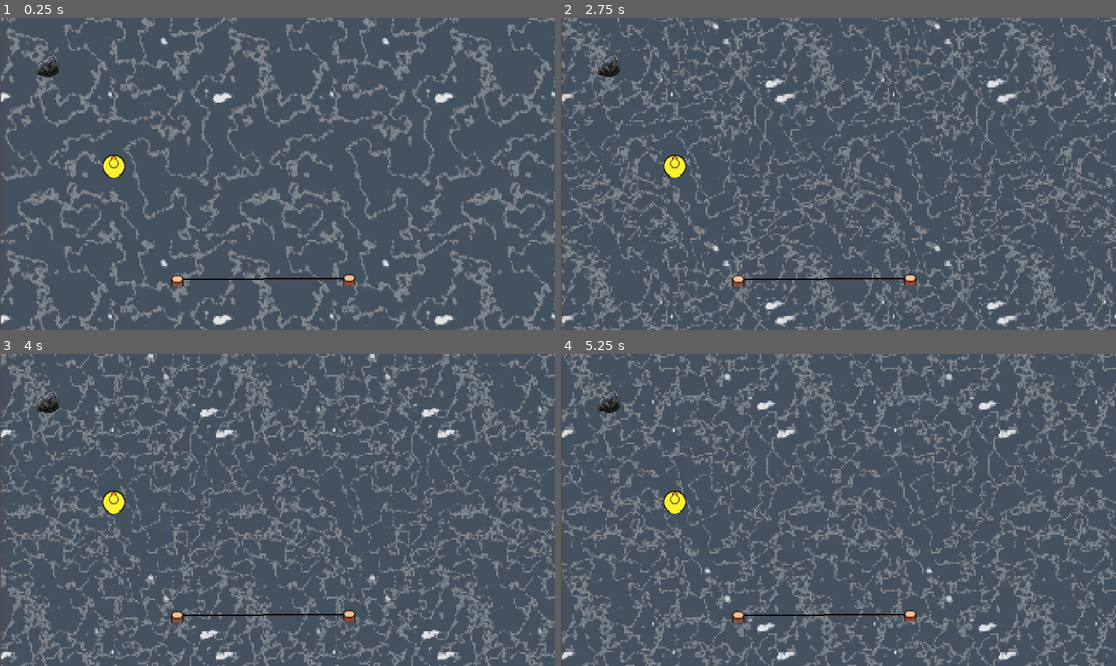
Above: before the commit, frames 1-4 (two rows, left to right).
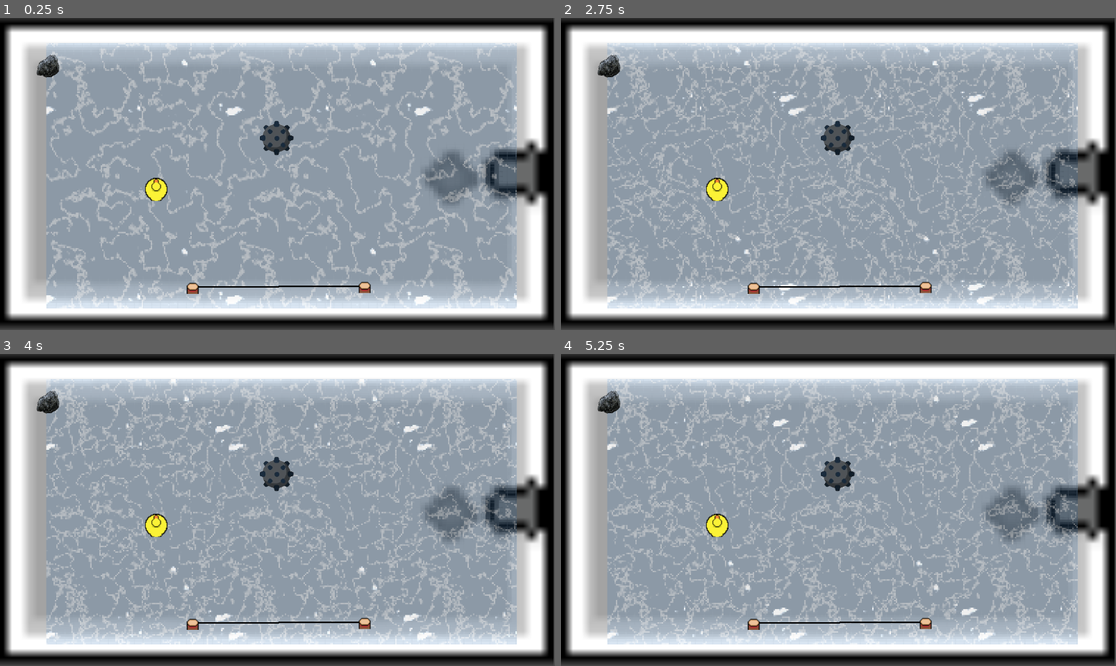
Above: after the commit, the same moments.

Repository: AgeOfCheese/game_off_2025_submission
Game: Godot game, scene res://game.tscn
The game is run twice, just before and just after one commit, with the same random seed, the same clock (stepped at 60 frames per second) and the same inputs.
Inputs (mouse positions are in pixels of both pictures, inside the frame that each line leads up to):
- Up to frame 1 (0.25 s): no input
- Up to frame 2 (2.75 s): move the mouse to (960, 158) at 0.52 s; click (960, 158) at 0.67 s; move the mouse to (727, 189) at 1.27 s; click (727, 189) at 1.42 s; move the mouse to (894, 105) at 2.02 s; click (894, 105) at 2.17 s
- Up to frame 3 (4 s): move the mouse to (249, 572) at 2.77 s; click (249, 572) at 2.92 s; move the mouse to (444, 556) at 3.52 s; click (444, 556) at 3.67 s
- Up to frame 4 (5.25 s): move the mouse to (672, 463) at 4.27 s; click (672, 463) at 4.42 s; move the mouse to (866, 510) at 5.02 s; click (866, 510) at 5.17 s

The runs differ from the first frame. In frame 1, 97% of the frame differs, in the area x 0-100%, y 0-100%; in frame 2, 97%; in frame 3, 97%; in frame 4, 97%.

Commit message:
w seamine
seamine done

Diff:
--- a/new-game-project/game.gd
+++ b/new-game-project/game.gd
@@ -25,3 +25,9 @@
 		var new_ripple = RIPPLE.instantiate()
 		new_ripple.position = r1.global_position
 		add_child(new_ripple)
+
+
+
+
+func _on_restart_button_pressed() -> void:
+	pass # Replace with function body.
--- a/new-game-project/game.tscn
+++ b/new-game-project/game.tscn
@@ -1,10 +1,13 @@
-[gd_scene load_steps=13 format=3 uid="uid://cd35e8d2fn3ua"]
+[gd_scene load_steps=16 format=3 uid="uid://cd35e8d2fn3ua"]
 
 [ext_resource type="Script" uid="uid://0xq33eqohuog" path="res://game.gd" id="1_uwrxv"]
 [ext_resource type="PackedScene" uid="uid://4pqund3nukl7" path="res://scenes/sling.tscn" id="2_e2o6t"]
 [ext_resource type="Shader" uid="uid://ruqkgvc4bx5s" path="res://water.gdshader" id="2_fc0e3"]
+[ext_resource type="Texture2D" uid="uid://b27q2tjyd1wjl" path="res://bathtub.png" id="2_ryrav"]
 [ext_resource type="Shader" uid="uid://h42teciswj01" path="res://ripple.gdshader" id="3_7jktm"]
 [ext_resource type="Texture2D" uid="uid://cwfrs8qxhvwos" path="res://duck.png" id="3_feb5d"]
+[ext_resource type="PackedScene" uid="uid://ccwgqcjoio4ji" path="res://scenes/seamine.tscn" id="7_eow3j"]
+[ext_resource type="Script" uid="uid://btf3ol6jp4uou" path="res://game_over.gd" id="8_j5wjh"]
 
 [sub_resource type="ShaderMaterial" id="ShaderMaterial_7jktm"]
 shader = ExtResource("2_fc0e3")
@@ -29,7 +32,7 @@
 shader = ExtResource("3_7jktm")
 
 [sub_resource type="ViewportTexture" id="ViewportTexture_eow3j"]
-viewport_path = NodePath("water")
+viewport_path = NodePath("Node2D/water")
 
 [sub_resource type="RectangleShape2D" id="RectangleShape2D_fc0e3"]
 size = Vector2(82, 83)
@@ -40,37 +43,50 @@
 [node name="Node2D" type="Node2D"]
 script = ExtResource("1_uwrxv")
 
-[node name="water" type="SubViewport" parent="."]
+[node name="Bathtub" type="Sprite2D" parent="."]
+position = Vector2(573.3163, 275.7201)
+scale = Vector2(-17.98322, 18.196247)
+texture = ExtResource("2_ryrav")
 
-[node name="CausticEffect" type="Sprite2D" parent="."]
+[node name="Node2D" type="Node2D" parent="."]
+position = Vector2(93.99998, 51.999996)
+scale = Vector2(0.85, 0.85)
+
+[node name="CausticEffect" type="Sprite2D" parent="Node2D"]
 texture_filter = 1
 texture_repeat = 2
 material = SubResource("ShaderMaterial_7jktm")
 position = Vector2(2, 0)
-scale = Vector2(-0.898628, 0.9004202)
+rotation = 3.1415925
+scale = Vector2(0.898628, -0.9004202)
 texture = SubResource("NoiseTexture2D_eow3j")
 centered = false
 offset = Vector2(-1280, 0)
 region_enabled = true
 region_rect = Rect2(0, 0, 1280, 720)
 
-[node name="RippleEffect" type="Sprite2D" parent="."]
+[node name="RippleEffect" type="Sprite2D" parent="Node2D"]
+visible = false
 material = SubResource("ShaderMaterial_ryrav")
 position = Vector2(576, 327.5)
 scale = Vector2(2.2460938, 1.2832031)
 texture = SubResource("ViewportTexture_eow3j")
 
+[node name="water" type="SubViewport" parent="Node2D"]
+
 [node name="sling" parent="." instance=ExtResource("2_e2o6t")]
+position = Vector2(32, 16)
 
-[node name="RigidBody2D" type="RigidBody2D" parent="."]
+[node name="Duck" type="RigidBody2D" parent="."]
+position = Vector2(88, 48)
 gravity_scale = 0.0
 
-[node name="CollisionShape2D" type="CollisionShape2D" parent="RigidBody2D"]
+[node name="CollisionShape2D" type="CollisionShape2D" parent="Duck"]
 position = Vector2(237, 308)
 scale = Vector2(0.5, 0.5)
 shape = SubResource("RectangleShape2D_fc0e3")
 
-[node name="Icon" type="Sprite2D" parent="RigidBody2D/CollisionShape2D"]
+[node name="Icon" type="Sprite2D" parent="Duck/CollisionShape2D"]
 position = Vector2(0, 1)
 scale = Vector2(3, 3)
 texture = ExtResource("3_feb5d")
@@ -81,3 +97,31 @@
 [node name="CollisionShape2D" type="CollisionShape2D" parent="StaticBody2D"]
 position = Vector2(0, 4)
 shape = SubResource("RectangleShape2D_feb5d")
+
+[node name="Seamine" parent="." instance=ExtResource("7_eow3j")]
+position = Vector2(574, 249)
+
+[node name="CanvasLayer" type="CanvasLayer" parent="."]
+
+[node name="Game Over" type="Control" parent="CanvasLayer"]
+visible = false
+layout_mode = 3
+anchors_preset = 15
+anchor_right = 1.0
+anchor_bottom = 1.0
+grow_horizontal = 2
+grow_vertical = 2
+script = ExtResource("8_j5wjh")
+
+[node name="ColorRect" type="ColorRect" parent="CanvasLayer/Game Over"]
+layout_mode = 0
+offset_right = 40.0
+offset_bottom = 40.0
+color = Color(1, 0, 0, 0.2627451)
+
+[node name="Restart Button" type="Button" parent="CanvasLayer/Game Over/ColorRect"]
+layout_mode = 0
+offset_right = 8.0
+offset_bottom = 8.0
+
+[connection signal="pressed" from="CanvasLayer/Game Over/ColorRect/Restart Button" to="." method="_on_restart_button_pressed"]
--- /dev/null
+++ b/new-game-project/game_over.gd
@@ -0,0 +1,9 @@
+extends Control
+
+func show_game_over():
+	visible = true
+	get_tree().paused = true
+
+func _on_RestartButton_pressed():
+	get_tree().paused = false
+	get_tree().reload_current_scene()
--- /dev/null
+++ b/new-game-project/scenes/seamine.gd
@@ -0,0 +1 @@
+extends RigidBody2D
--- /dev/null
+++ b/new-game-project/scenes/seamine.tscn
@@ -0,0 +1,106 @@
+[gd_scene load_steps=11 format=3 uid="uid://ccwgqcjoio4ji"]
+
+[ext_resource type="Script" uid="uid://b5e2p1koyfw3a" path="res://seamine.gd" id="1_djr1m"]
+[ext_resource type="Texture2D" uid="uid://bcp3jjg4v14a2" path="res://seamine.png" id="2_wem0o"]
+[ext_resource type="Texture2D" uid="uid://b3ytinxovlquj" path="res://masks for  particles 3/masks for particles 3 transparent/27.png" id="3_2cccg"]
+[ext_resource type="Texture2D" uid="uid://bqiiwt5wb6lyq" path="res://masks for  particles 3/masks for particles 3 transparent/15.png" id="4_77x8k"]
+
+[sub_resource type="CircleShape2D" id="CircleShape2D_p44by"]
+radius = 15.17
+
+[sub_resource type="CanvasItemMaterial" id="CanvasItemMaterial_p6ykv"]
+
+[sub_resource type="Curve" id="Curve_y0cvr"]
+_data = [Vector2(0, 1), 0.0, 0.0, 0, 0, Vector2(1, 0.15764034), 0.0, 0.0, 0, 0]
+point_count = 2
+
+[sub_resource type="CurveTexture" id="CurveTexture_c177g"]
+curve = SubResource("Curve_y0cvr")
+
+[sub_resource type="ParticleProcessMaterial" id="ParticleProcessMaterial_08dg0"]
+lifetime_randomness = 0.13
+particle_flag_disable_z = true
+emission_shape = 1
+emission_sphere_radius = 9.69
+angle_min = 1.0728835e-05
+angle_max = 180.00002
+spread = 180.0
+initial_velocity_min = 100.0
+initial_velocity_max = 200.0
+angular_velocity_min = -204.29001
+angular_velocity_max = 81.429985
+radial_velocity_min = 79.35998
+radial_velocity_max = 999.99994
+gravity = Vector3(0, 98, 0)
+linear_accel_min = -2.2351742e-06
+linear_accel_max = -2.2351742e-06
+scale_min = 0.049999997
+scale_max = 0.5
+scale_curve = SubResource("CurveTexture_c177g")
+color = Color(1, 0.21568628, 0, 1)
+hue_variation_min = -0.050000023
+hue_variation_max = 0.09999997
+turbulence_enabled = true
+sub_emitter_mode = 1
+sub_emitter_frequency = 13.77
+sub_emitter_keep_velocity = true
+
+[sub_resource type="ParticleProcessMaterial" id="ParticleProcessMaterial_bldnf"]
+particle_flag_disable_z = true
+angle_min = 1.0728835e-05
+angle_max = 180.00002
+spread = 180.0
+gravity = Vector3(0, 98, 0)
+linear_accel_min = -2.2351742e-06
+linear_accel_max = 14.709997
+scale_min = 0.049999997
+scale_max = 0.099999994
+color = Color(0.74348193, 0.74348193, 0.74348193, 1)
+turbulence_enabled = true
+
+[node name="Seamine" type="Node2D"]
+
+[node name="AnchorPoint" type="Node2D" parent="."]
+
+[node name="SeamineBody" type="Node2D" parent="."]
+
+[node name="RigidBody2D" type="RigidBody2D" parent="SeamineBody"]
+gravity_scale = 0.0
+contact_monitor = true
+max_contacts_reported = 5
+script = ExtResource("1_djr1m")
+pull_force = null
+
+[node name="CollisionShape2D" type="CollisionShape2D" parent="SeamineBody/RigidBody2D"]
+scale = Vector2(3, 3)
+shape = SubResource("CircleShape2D_p44by")
+
+[node name="Sprite2D" type="Sprite2D" parent="SeamineBody/RigidBody2D"]
+scale = Vector2(0.48, 0.48)
+texture = ExtResource("2_wem0o")
+
+[node name="Sparks" type="GPUParticles2D" parent="SeamineBody/RigidBody2D"]
+material = SubResource("CanvasItemMaterial_p6ykv")
+scale = Vector2(9.999999, 0.99999994)
+emitting = false
+amount = 500
+amount_ratio = 0.5485
+sub_emitter = NodePath("../Smoke")
+texture = ExtResource("3_2cccg")
+lifetime = 0.38
+one_shot = true
+explosiveness = 0.25
+randomness = 0.24
+visibility_rect = Rect2(-100, -100, 100, 200)
+process_material = SubResource("ParticleProcessMaterial_08dg0")
+
+[node name="Smoke" type="GPUParticles2D" parent="SeamineBody/RigidBody2D"]
+scale = Vector2(0.9999998, 0.9999998)
+emitting = false
+amount = 700
+texture = ExtResource("4_77x8k")
+one_shot = true
+explosiveness = 0.5
+process_material = SubResource("ParticleProcessMaterial_bldnf")
+
+[connection signal="body_entered" from="SeamineBody/RigidBody2D" to="SeamineBody/RigidBody2D" method="_on_body_entered"]
--- a/new-game-project/scripts/ripple.gd
+++ b/new-game-project/scripts/ripple.gd
@@ -2,7 +2,7 @@
 
 @export var speed = 100
 @export var push_force = 7500
-@export var max_radius = 350
+@export var max_radius = 200
 @export var friction = 0.1
 
 @onready var collision_shape_2d = $CollisionShape2D
--- /dev/null
+++ b/new-game-project/scripts/seamine.gd
@@ -0,0 +1,18 @@
+extends RigidBody2D
+
+@export var pull_force: float = 100.0
+@onready var anchor: Node2D = $Anchor
+@onready var sprite: Sprite2D = $Sprite2D
+@onready var collision_shape: CollisionShape2D = $CollisionShape2D
+@onready var sparks: GPUParticles2D = $Sparks
+
+func _physics_process(delta):
+	var direction_to_anchor = (anchor.global_position - global_position).normalized()
+	apply_central_force(direction_to_anchor * pull_force)
+
+func _on_body_entered(body):
+	if body.is_in_group("Duck"):
+		explode()
+func explode():
+	sprite.visible = false
+	sparks.emitting = true;
--- /dev/null
+++ b/new-game-project/seamine.gd
@@ -0,0 +1,28 @@
+extends RigidBody2D
+
+@export var pull_force: float = 7500
+@onready var friction = 0.1
+@onready var anchor: Node2D = $"../../AnchorPoint"
+@onready var sprite: Sprite2D = $Sprite2D
+@onready var collision_shape: CollisionShape2D = $CollisionShape2D
+@onready var sparks: GPUParticles2D = $Sparks
+
+func _physics_process(delta):
+	var direction_to_anchor = (anchor.global_position - global_position)
+	print(direction_to_anchor)
+	print(delta)
+	apply_central_force(direction_to_anchor * pull_force*delta-friction*direction_to_anchor*pull_force*delta)
+
+
+func explode():
+	sparks.emitting = true;
+	await sparks.finished
+	queue_free()
+
+
+
+
+func _on_body_entered(body: Node) -> void:
+	if body.get_class() == "RigidBody2D":
+		explode()
+		print("collided")
Not shown, added: new-game-project/bathtub.png.import
Not shown, added: new-game-project/game_over.gd.uid
Binary file added: new-game-project/masks for particles 3/masks for particles 3 transparent/15.png
Not shown, added: new-game-project/masks for particles 3/masks for particles 3 transparent/15.png.import
Binary file added: new-game-project/masks for particles 3/masks for particles 3 transparent/27.png
Not shown, added: new-game-project/masks for particles 3/masks for particles 3 transparent/27.png.import
Binary file added: new-game-project/masks for particles 3/masks for particles 3 transparent/27a.png
Not shown, added: new-game-project/masks for particles 3/masks for particles 3 transparent/27a.png.import
Not shown, added: new-game-project/scenes/seamine.gd.uid
Not shown, added: new-game-project/scripts/seamine.gd.uid
Not shown, added: new-game-project/seamine.gd.uid
Binary file added: new-game-project/seamine.png
(and 5 more such lines)
